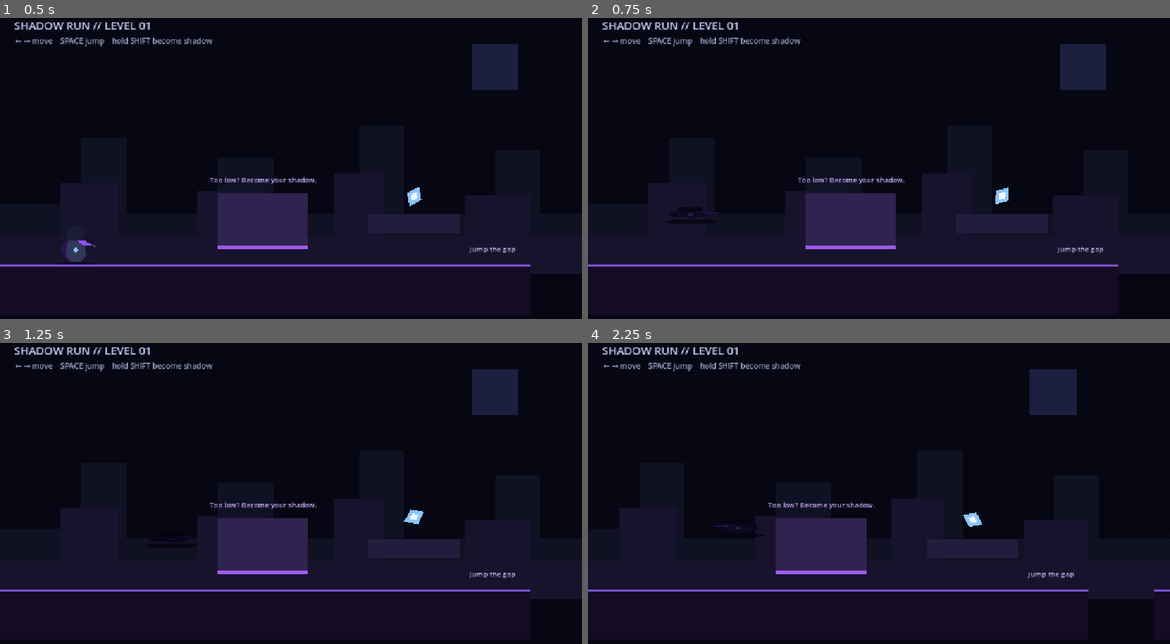
Above: before the commit, frames 1-4 (two rows, left to right).
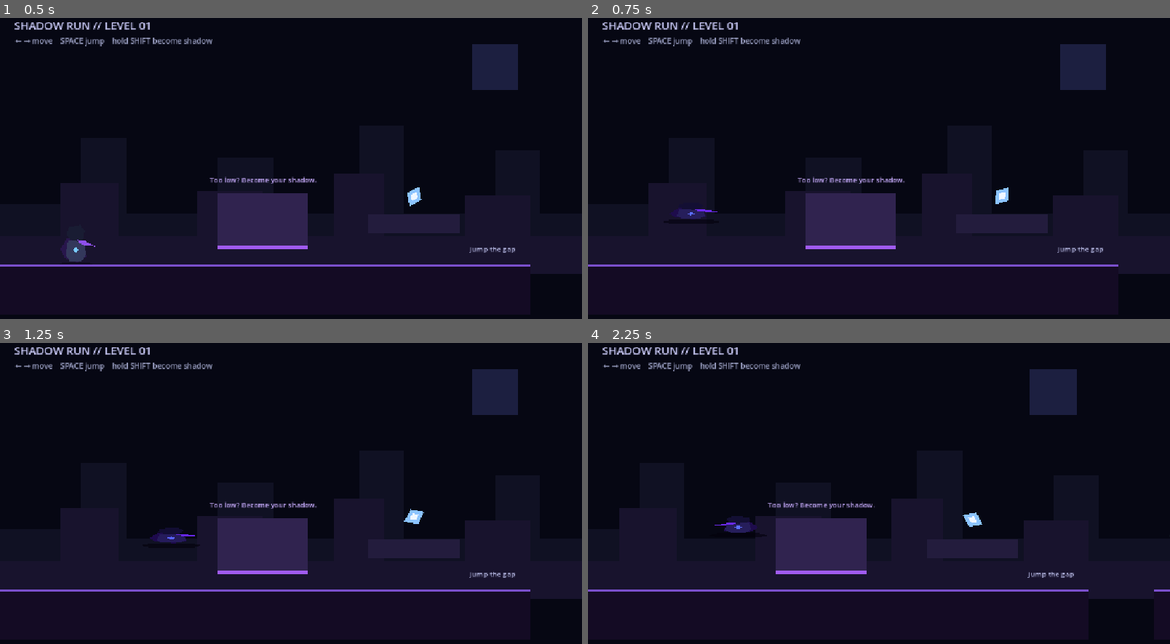
Above: after the commit, the same moments.

Repository: Yass29/shadow-run
Game: Godot game, scene res://level1.tscn
Same seed, same stepped clock (60 frames per second), same inputs: the game is played once before the commit and once after it.
Inputs:
- Up to frame 1 (0.5 s): no input
- Up to frame 2 (0.75 s): tap Enter (ui_accept) at 0.5 s; hold Right (ui_right) from 0.53 s (still down); hold Shift from 0.53 s (still down)
- Up to frame 3 (1.25 s): keep holding Right (ui_right); keep holding Shift; tap Enter (ui_accept) at 0.77 s
- Up to frame 4 (2.25 s): release Shift at 1.28 s; tap Shift at 1.35 s; tap Enter (ui_accept) at 1.52 s; release Right (ui_right) at 2.03 s; hold Left (ui_left) from 2.03 s (still down); hold Shift from 2.03 s (still down)

Frame 1 is identical in both runs. In frame 2, 0.2% of the frame differs, in the area x 14-23%, y 62-67%; in frame 3, 0.2%; in frame 4, 0.2%, in the area x 21-30%, y 57-64%.

Commit message:
Make shadow form much more visible

Diff:
--- a/player.gd
+++ b/player.gd
@@ -5,7 +5,7 @@
 const NORMAL_COLLISION_SIZE := Vector2(40, 68)
 const SHADOW_COLLISION_SIZE := Vector2(76, 22)
 const NORMAL_VISUAL_SCALE := Vector2.ONE
-const SHADOW_VISUAL_SCALE := Vector2(1.55, 0.28)
+const SHADOW_VISUAL_SCALE := Vector2(1.45, 0.42)
 
 var is_shadow := false
 var facing := 1.0
@@ -59,16 +59,16 @@
 	body.scale = body.scale.lerp(target_scale, min(delta * 13.0, 1.0))
 
 	if is_shadow:
-		body.modulate = body.modulate.lerp(Color(0.17, 0.10, 0.28, 0.90), min(delta * 10.0, 1.0))
-		body.position.y = lerpf(body.position.y, 20.0, min(delta * 12.0, 1.0))
+		body.modulate = body.modulate.lerp(Color(0.72, 0.48, 1.0, 1.0), min(delta * 10.0, 1.0))
+		body.position.y = lerpf(body.position.y, 18.0, min(delta * 12.0, 1.0))
 		body.rotation = lerpf(body.rotation, 0.0, min(delta * 12.0, 1.0))
-		floor_shadow.scale = floor_shadow.scale.lerp(Vector2(1.65, 0.65), min(delta * 12.0, 1.0))
-		floor_shadow.modulate.a = lerpf(floor_shadow.modulate.a, 0.75, min(delta * 10.0, 1.0))
+		floor_shadow.scale = floor_shadow.scale.lerp(Vector2(1.8, 0.75), min(delta * 12.0, 1.0))
+		floor_shadow.modulate = floor_shadow.modulate.lerp(Color(0.55, 0.28, 0.95, 0.62), min(delta * 10.0, 1.0))
 		return
 
 	body.modulate = body.modulate.lerp(Color.WHITE, min(delta * 10.0, 1.0))
 	floor_shadow.scale = floor_shadow.scale.lerp(Vector2.ONE, min(delta * 10.0, 1.0))
-	floor_shadow.modulate.a = lerpf(floor_shadow.modulate.a, 0.35, min(delta * 10.0, 1.0))
+	floor_shadow.modulate = floor_shadow.modulate.lerp(Color(1.0, 1.0, 1.0, 0.35), min(delta * 10.0, 1.0))
 
 	var moving: bool = abs(direction) > 0.01 and is_on_floor()
 	var bob := sin(anim_time * 12.0) * 2.2 if moving else sin(anim_time * 3.0) * 1.0
